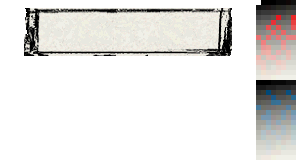
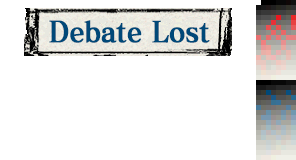
Layered file, before and after one edit (296x160). Changes by layer:
added layer "Debate Lost" above "Layer 1" over [49, 20, 210, 43]
